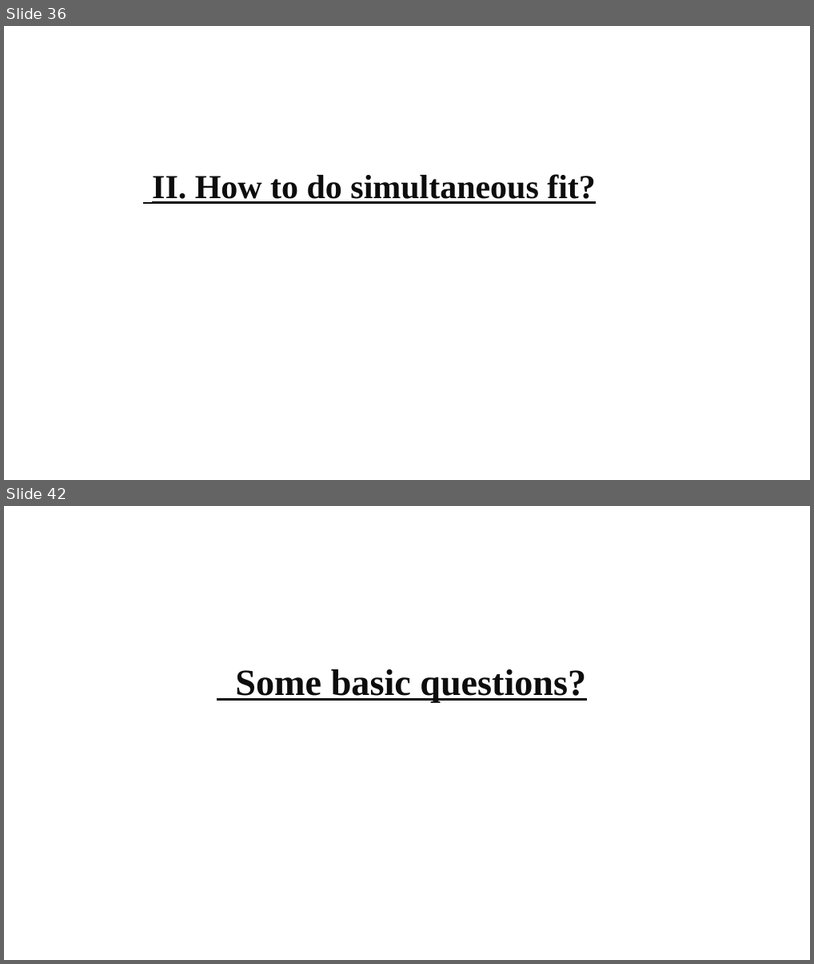
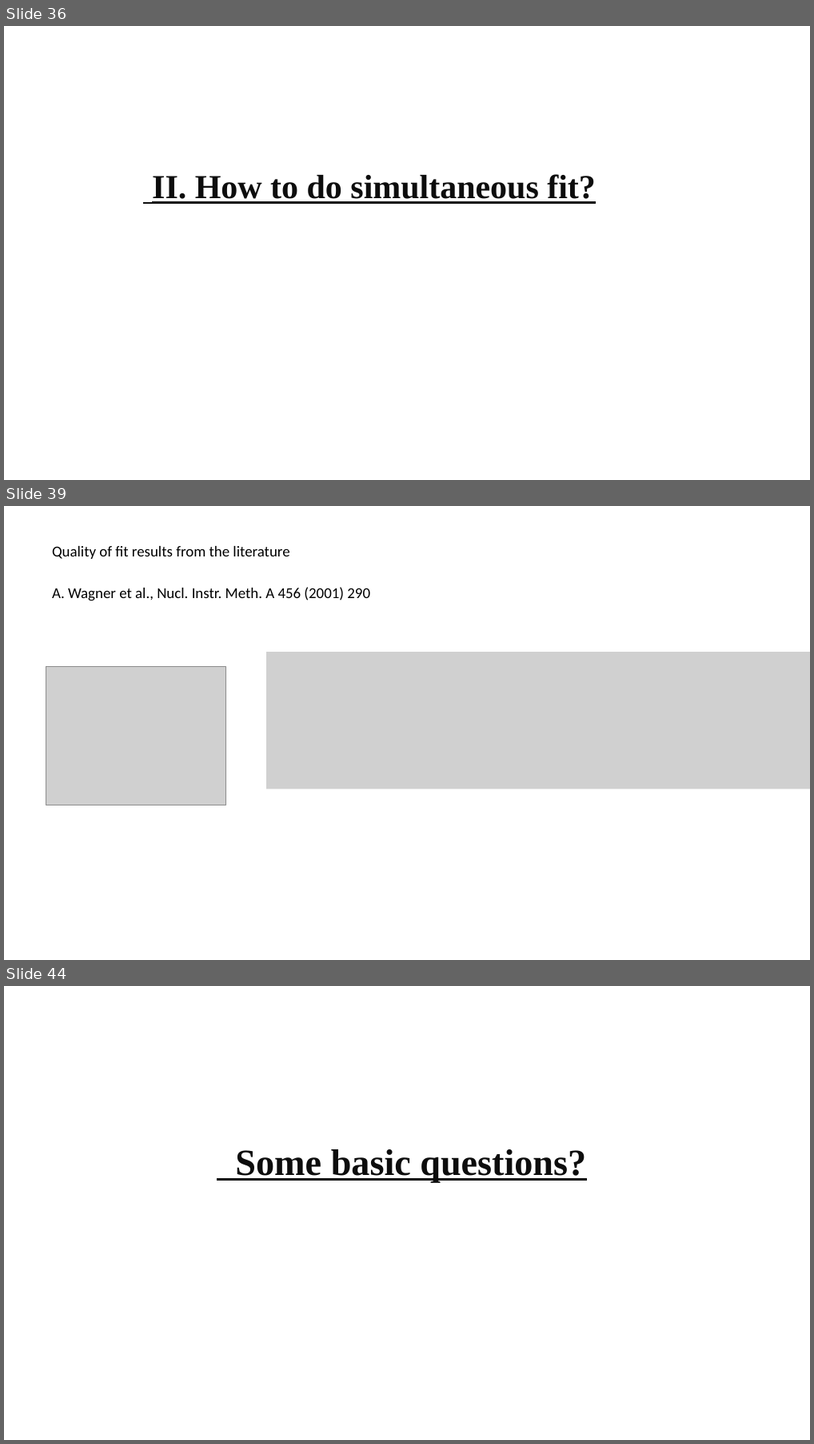
Before and after one commit to gfh16/StudyNotes, a slide deck: 2018Oct-Tutorial_HiRACsICalibrations.pptx. Shown one above the other, each under a label of ours: slides 36 and 42 before the commit, slides 36, 39 and 44 after it; the slides between them are not shown. The pictures are 814x964 and 814x1444 pixels, drawn with LibreOffice and Linux fonts; fonts in the diff are those of the drawing; grey boxes stand for pictures. Boxes give left, top, right and bottom in pixels: in the first picture for what was removed or moved away, otherwise in the second. Text is boxed around its words. In the diff, an @@ line names an element or a change of style, - is before the commit and + after.

```diff
--- a/2018Oct-Tutorial_HiRACsICalibrations.pptx
+++ b/2018Oct-Tutorial_HiRACsICalibrations.pptx
@@ slide 39 added at (x1=4, y1=506, x2=810, y2=960), background #FFFFFF @@
@@ text added at (x1=52, y1=546, x2=290, y2=559), 18 pt, text #000000 @@
+Quality of fit results from the literature
@@ text added at (x1=52, y1=587, x2=370, y2=601), 18 pt, text #000000 @@
+A. Wagner et al., Nucl. Instr. Meth. A 456 (2001) 290
@@ picture added at (x1=46, y1=667, x2=226, y2=805) @@
@@ picture added at (x1=266, y1=652, x2=810, y2=789) @@
@@ what was slide 42 is now slide 44 @@
```
Also in this commit, not shown: 2 other slides added, 1 slide removed, 4 other files.
